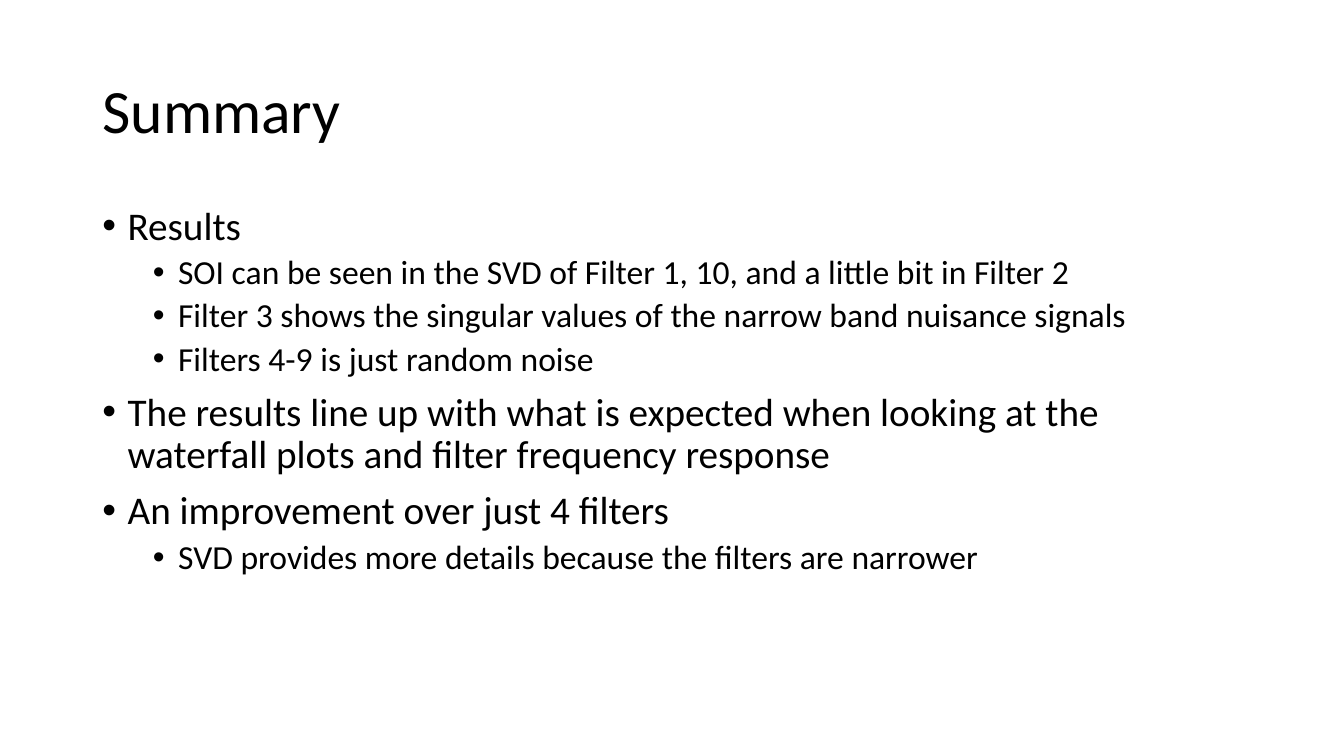
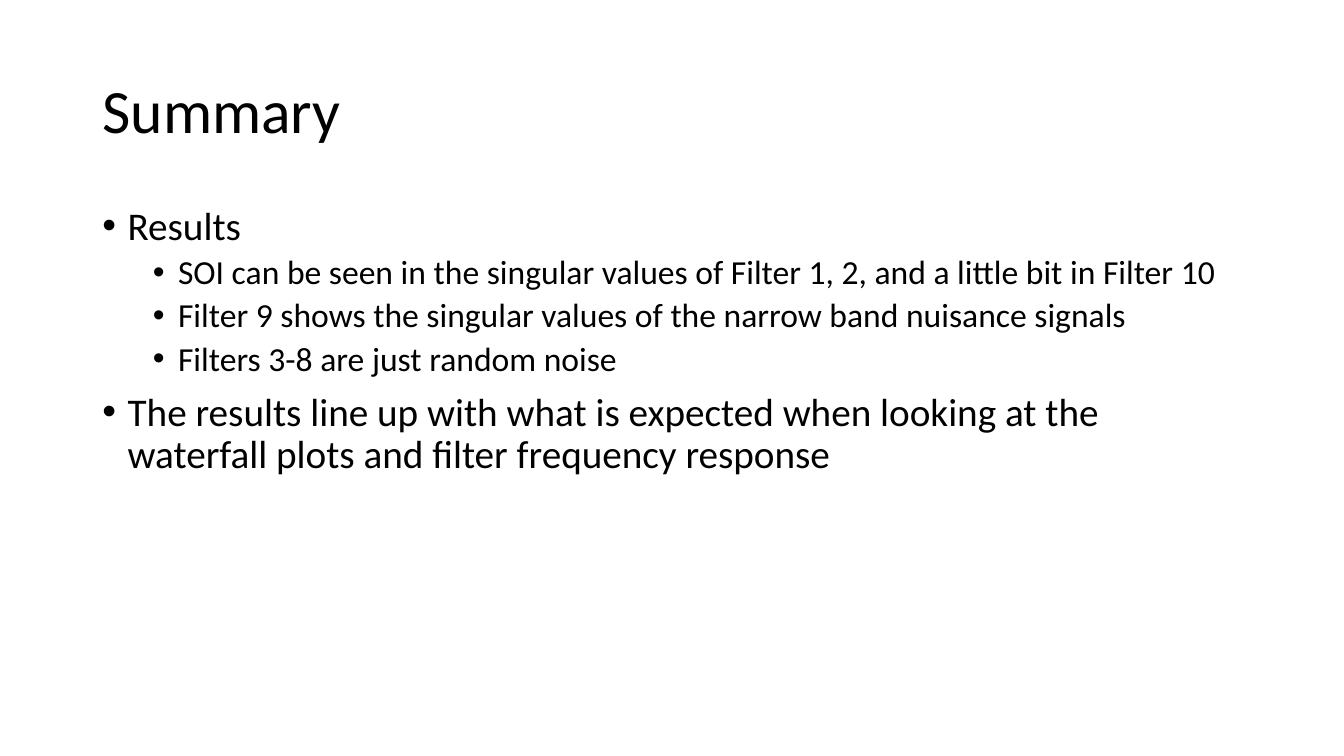
Before and after one commit to laurenlusk/DigiCommFinalProject, a slide deck: slide 13 of Singular Value Powerpoints/SVD 10 Filters Snippet 1.pptx. Drawn at 1344x756 pixels with LibreOffice and Linux fonts; fonts in the diff are those of the drawing. Boxes give left, top, right and bottom in pixels: in the first picture for what was removed or moved away, otherwise in the second. Text is boxed around its words. In the diff, an @@ line names an element or a change of style, - is before the commit and + after.

```diff
--- a/Singular Value Powerpoints/SVD 10 Filters Snippet 1.pptx
+++ b/Singular Value Powerpoints/SVD 10 Filters Snippet 1.pptx
@@ text at box(178, 260, 1215, 377): text changed @@
-  • SOI can be seen in the SVD of Filter 1, 10, and a little bit in Filter 2
-  • Filter 3 shows the singular values of the narrow band nuisance signals
-  • Filters 4-9 is just random noise
+  • SOI can be seen in the singular values of Filter 1, 2, and a little bit in Filter 10
+  • Filter 9 shows the singular values of the narrow band nuisance signals
+  • Filters 3-8 are just random noise
@@ text at box(128, 496, 978, 575): paragraphs removed @@
-• An improvement over just 4 filters
-  • SVD provides more details because the filters are narrower
```
Also in this commit, not shown: 10 other slides changed, 1 slide added, 1 slide removed, 3 other files.
